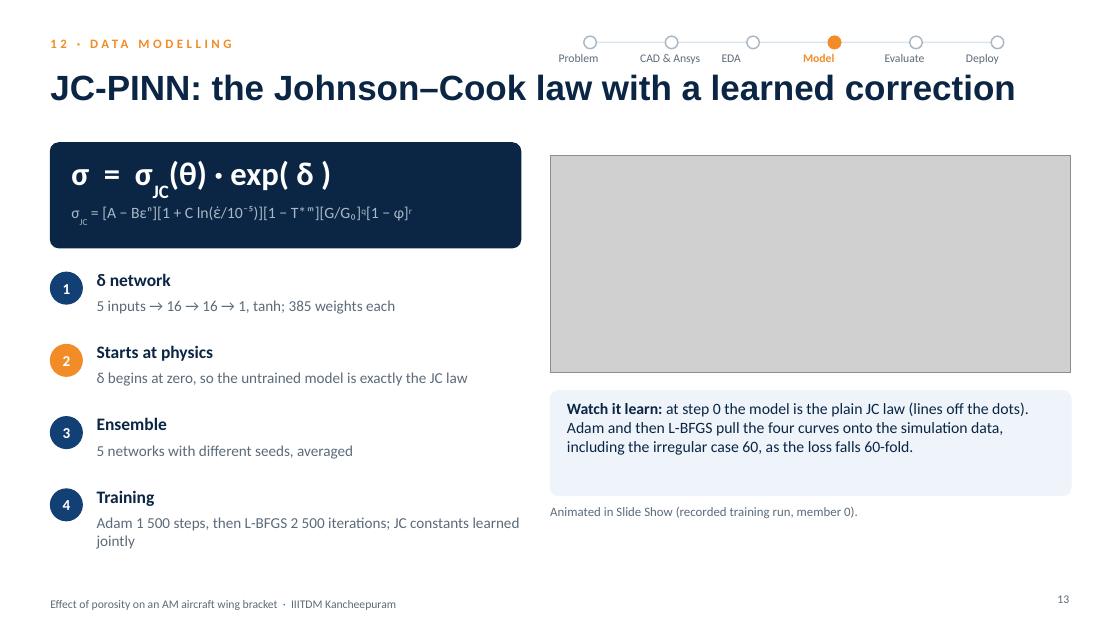
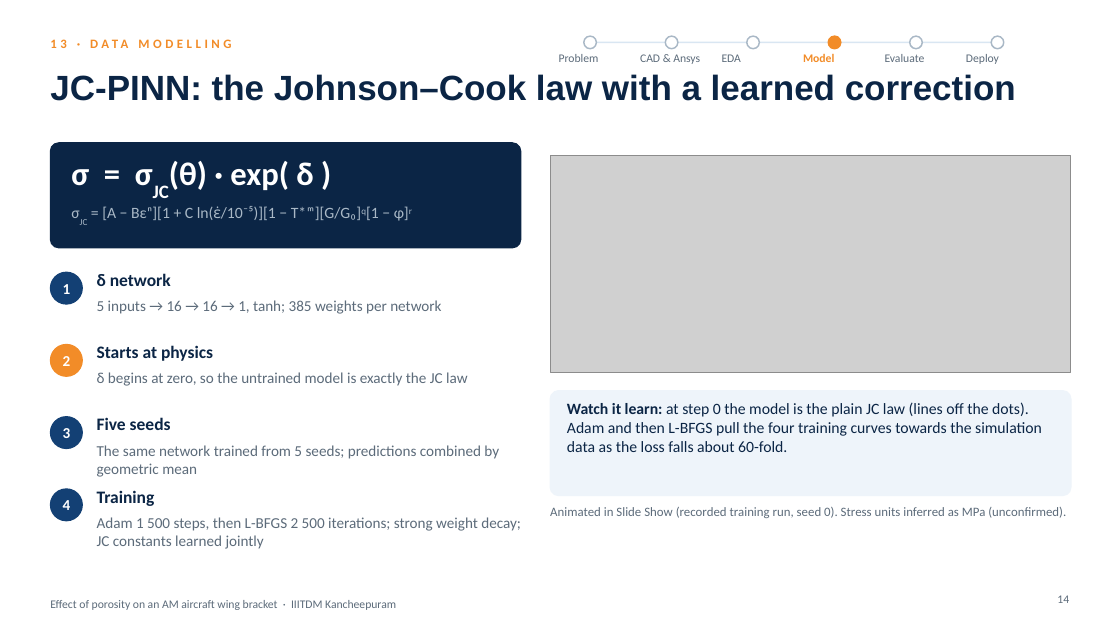
Before and after one commit to SaravananRamar06/MMM-ML, a slide deck: slide 14 of presentation/Final Presentation - Porosity in an AM Wing Bracket.pptx (slide 13 before the commit). Drawn at 1120x630 pixels with LibreOffice and Linux fonts; fonts in the diff are those of the drawing; grey boxes stand for pictures. Boxes give left, top, right and bottom in pixels: in the first picture for what was removed or moved away, otherwise in the second. Text is boxed around its words. In the diff, an @@ line names an element or a change of style, - is before the commit and + after.

```diff
--- a/presentation/Final Presentation - Porosity in an AM Wing Bracket.pptx
+++ b/presentation/Final Presentation - Porosity in an AM Wing Bracket.pptx
@@ text at (97, 300, 441, 314): text changed @@
-5 inputs → 16 → 16 → 1, tanh; 385 weights each
+5 inputs → 16 → 16 → 1, tanh; 385 weights per network
@@ text at (97, 417, 171, 430): text changed @@
-Ensemble
+Five seeds
@@ text at (567, 402, 1042, 452): text changed @@
-Watch it learn: at step 0 the model is the plain JC law (lines off the dots). Adam and then L-BFGS pull the four curves onto the simulation data, including the irregular case 60, as the loss falls 60-fold.
+Watch it learn: at step 0 the model is the plain JC law (lines off the dots). Adam and then L-BFGS pull the four training curves towards the simulation data as the loss falls about 60-fold.
@@ text at (97, 445, 499, 477): text changed @@
-5 networks with different seeds, averaged
+The same network trained from 5 seeds; predictions combined by geometric mean
@@ text at (550, 507, 1066, 518): text changed @@
-Animated in Slide Show (recorded training run, member 0).
+Animated in Slide Show (recorded training run, seed 0). Stress units inferred as MPa (unconfirmed).
@@ text at (97, 517, 521, 549): text changed @@
-Adam 1 500 steps, then L-BFGS 2 500 iterations; JC constants learned jointly
+Adam 1 500 steps, then L-BFGS 2 500 iterations; strong weight decay; JC constants learned jointly
@@ page number at (1057, 595, 1069, 603): text changed @@
-13
+14
```
Also in this commit, not shown: 13 other slides changed, 2 slides added, 7 other files.
